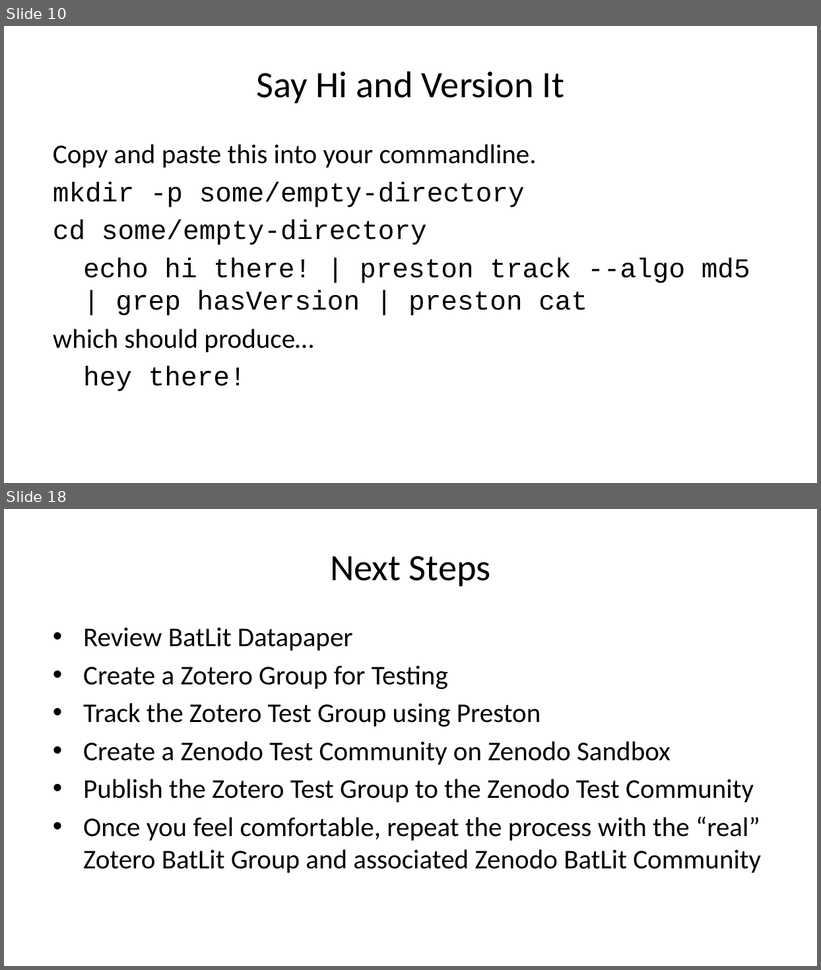
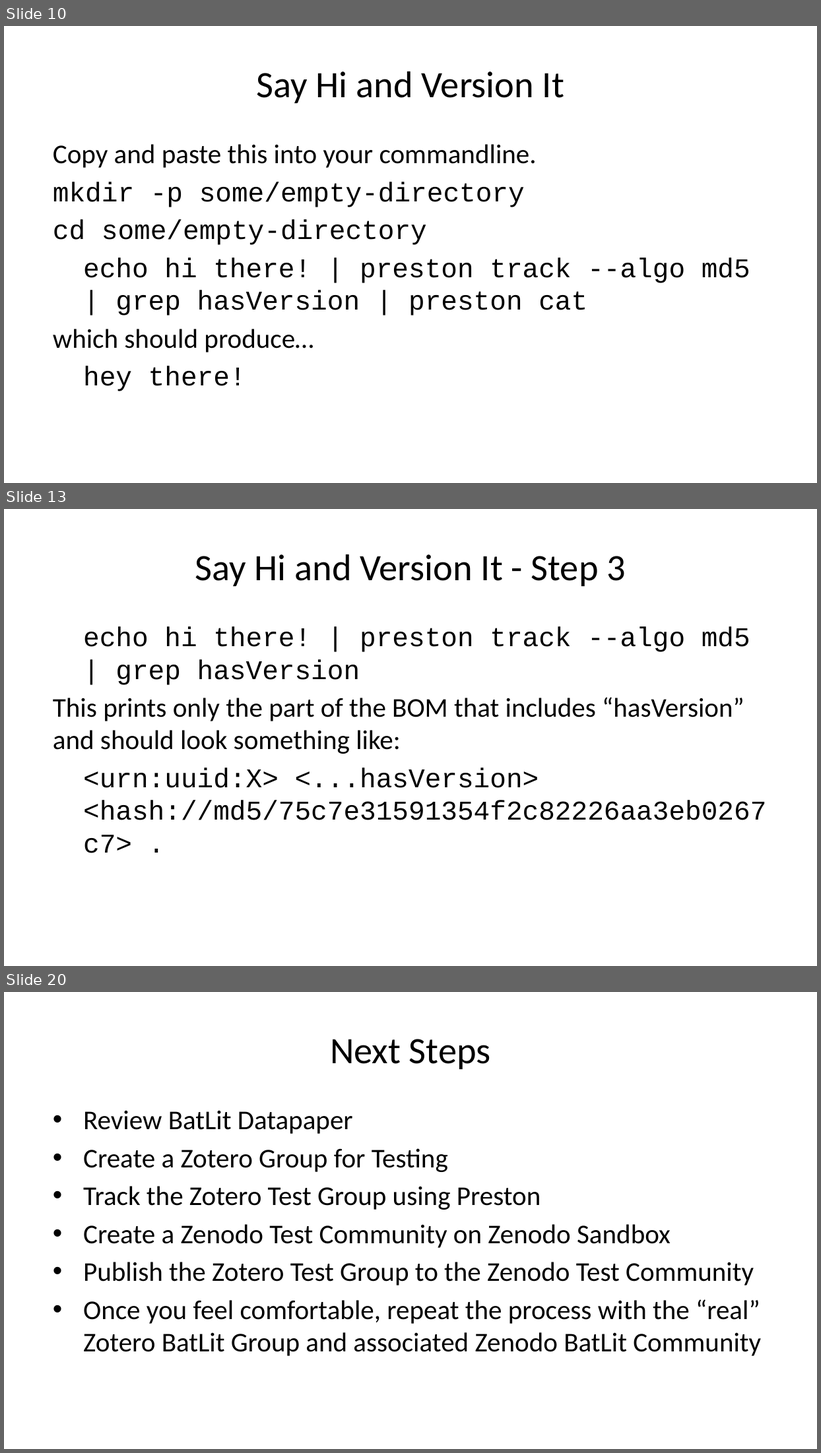
Before and after one commit to bat-literature/bat-literature.github.io, a slide deck: workshop.pptx. Shown one above the other, each under a label of ours: slides 10 and 18 before the commit, slides 10, 13 and 20 after it; the slides between them are not shown. The pictures are 821x970 and 821x1453 pixels, drawn with LibreOffice and Linux fonts; fonts in the diff are those of the drawing. Boxes give left, top, right and bottom in pixels: in the first picture for what was removed or moved away, otherwise in the second. Text is boxed around its words. In the diff, an @@ line names an element or a change of style, - is before the commit and + after.

```diff
--- a/workshop.pptx
+++ b/workshop.pptx
@@ slide 13 added at box(4, 509, 817, 966), background #FFFFFF @@
@@ title added at box(195, 554, 626, 586), 33 pt, text #000000 @@
+Say Hi and Version It - Step 3
@@ text added at box(53, 627, 766, 821), 24 pt, text #000000 @@
+echo hi there! | preston track --algo md5 | grep hasVersion
+This prints only the part of the BOM that includes “hasVersion” and should look something like:
+<urn:uuid:X> <...hasVersion> <hash://md5/75c7e31591354f2c82226aa3eb0267c7> .
@@ what was slide 18 is now slide 20 @@
```
Also in this commit, not shown: 9 slides changed, 2 other slides added, 1 slide removed, 3 other files.
